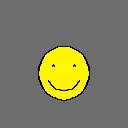
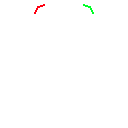
Layered file, before and after one edit (128×128). Changes by layer:
hid "Copy of style" over [0,0,128,128]
showed "base" over [0,0,128,128]
